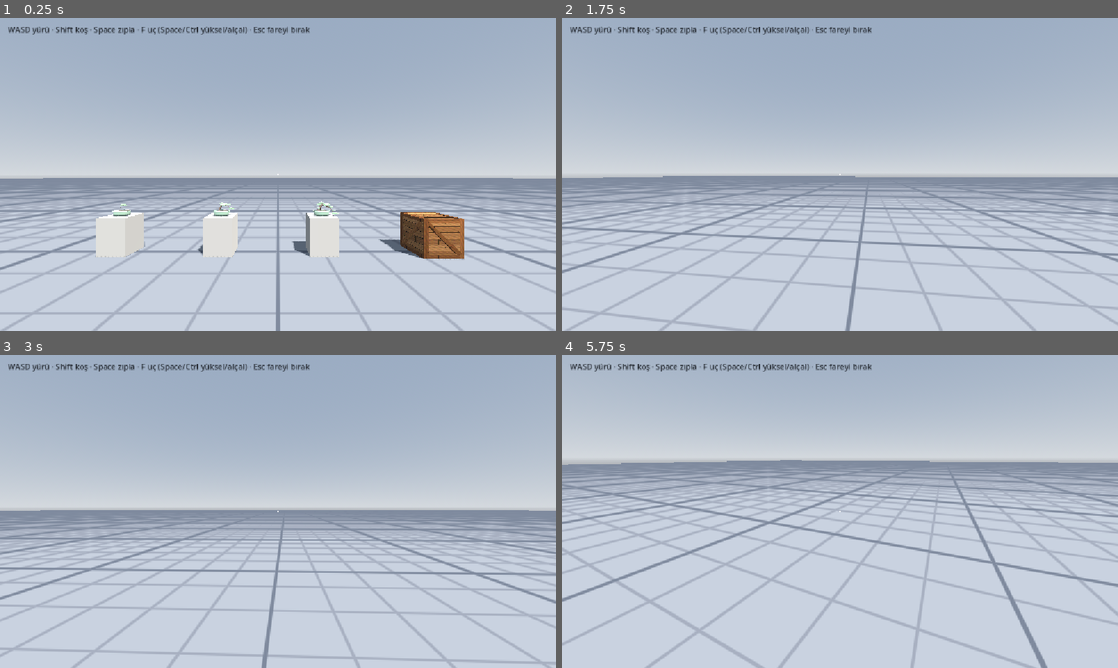
Above: before the commit, frames 1-4 (two rows, left to right).
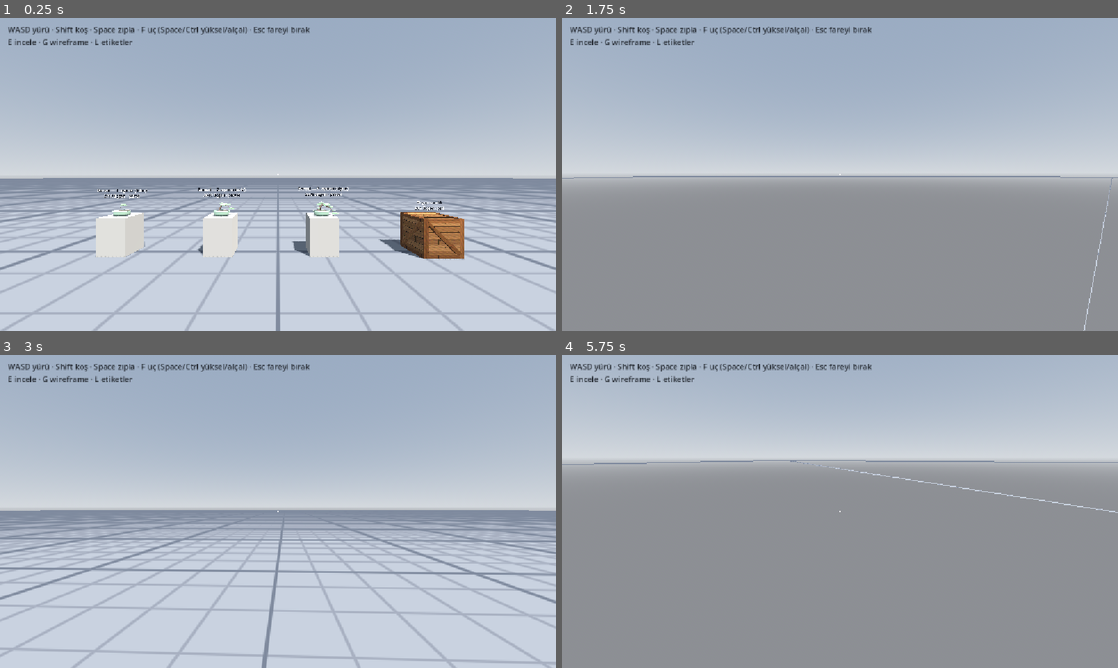
Above: after the commit, the same moments.

Repository: kirkahmmett/blender-test
Game: Godot game, scene res://experiments/exp03_gallery/exp03.tscn
Same seed, same stepped clock (60 frames per second), same inputs: the game is played once before the commit and once after it. The project has no main scene, so this scene is started directly.
Inputs (mouse positions are in pixels of both pictures, inside the frame that each line leads up to):
- Up to frame 1 (0.25 s): no input
- Up to frame 2 (1.75 s): tap Enter at 0.5 s; move the mouse to (867, 174) at 0.52 s; hold E (inspect, bound only after the commit) 0.53-1.28 s; hold W (move_forward) from 0.53 s (still down); tap Space (jump) at 0.77, 1.52 s; tap L (toggle_labels, bound only after the commit) at 0.8, 1.35 s; move the mouse to (812, 174) at 1.27 s; tap G (toggle_wireframe, bound only after the commit) at 1.55 s
- Up to frame 3 (3 s): keep holding W (move_forward); move the mouse to (289, 505) at 2.02 s; hold G (toggle_wireframe, bound only after the commit) 2.03-2.78 s; tap E (inspect, bound only after the commit) at 2.3 s; move the mouse to (272, 517) at 2.77 s; tap F (fly_toggle) at 2.85 s
- Up to frame 4 (5.75 s): tap Space (jump) at 3.02, 3.77, 4.52 s; tap L (toggle_labels, bound only after the commit) at 3.05 s; move the mouse to (878, 514) at 3.52 s; hold Shift (sprint) 3.53-4.28 s; tap G (toggle_wireframe, bound only after the commit) at 3.8 s; tap Escape (ui_cancel) at 4.15 s; move the mouse to (673, 464) at 4.27 s; release W (move_forward) at 4.28 s; hold A (move_left) 4.28-5.03 s; tap E (inspect, bound only after the commit) at 4.35 s; click (673, 464) at 4.42 s; tap R (inspect_reset, bound only after the commit) at 4.9 s; move the mouse to (845, 511) at 5.02 s; hold W (move_forward) from 5.03 s (still down); hold L (toggle_labels, bound only after the commit) from 5.03 s (still down)

The runs differ from the first frame. In frame 1, 0.6% of the frame differs, in the area x 1-80%, y 6-62%; in frame 2, 45%; in frame 3, 0.2%; in frame 4, 61%, in the area x 0-100%, y 6-100%.

Commit message:
Galeri: inceleme modu, sergi etiketleri ve wireframe
- PropInspector: E ile propa yörünge kamerası; fareyle 360° döndürme
  (alttan dahil), tekerlekle yakınlaştırma, R sıfırla, Esc/E çık;
  panelde ad, üçgen, stil ve ölçü (cm)
- Sergi üstünde Label3D etiketler (L ile aç/kapa), G ile wireframe
- Nişan alınan sergi için "E — İncele" ipucu; inceleme sırasında
  etiket, nişangâh ve yardım gizlenir

Co-Authored-By: Claude Opus 5.5 <noreply@anthropic.com>

Diff:
--- a/experiments/exp03_gallery/gallery.gd
+++ b/experiments/exp03_gallery/gallery.gd
@@ -9,15 +9,35 @@
 const PEDESTAL_SIZE := Vector3(0.6, 0.8, 0.6)
 const GAP := 1.6  # sergiler arası boşluk (m)
 const PLAYER_START := Vector3(0.0, 0.0, 4.5)
+const AIM_RANGE := 5.0  # E ile incelemek için en fazla uzaklık (m)
+
+const ACTIONS := {
+	"inspect": [KEY_E],
+	"inspect_reset": [KEY_R],
+	"toggle_wireframe": [KEY_G],
+	"toggle_labels": [KEY_L],
+}
 
 ## Galeriye alınmayacak modeller (dosya adı, uzantısız).
 @export var exclude: PackedStringArray = ["test_cube"]
 
 var player: FpsPlayer
+var inspector: PropInspector
 var exhibits: Array[Node3D] = []
 
+var _aimed: Node3D  # nişangâhın üstünde olduğu sergi
+var _labels: Array[Label3D] = []
+var _labels_on := true
+var _aim_label: Label
+var _crosshair: ColorRect
+var _help: Label
+
 
 func _ready() -> void:
+	# wireframe görünümü, mesh'ler yüklenmeden önce açılmalı
+	RenderingServer.set_debug_generate_wireframes(true)
+	FpsPlayer.ensure_actions(ACTIONS)
+
 	_build_studio()
 	_place_props(_model_paths())
 	_build_hud()
@@ -25,6 +45,73 @@
 	player = FpsPlayer.new()
 	player.position = PLAYER_START
 	add_child(player)
+
+	inspector = PropInspector.new()
+	add_child(inspector)
+	inspector.closed.connect(_on_inspector_closed)
+
+
+func _unhandled_input(event: InputEvent) -> void:
+	if event.is_action_pressed("toggle_wireframe"):
+		var vp := get_viewport()
+		vp.debug_draw = Viewport.DEBUG_DRAW_DISABLED if vp.debug_draw == Viewport.DEBUG_DRAW_WIREFRAME \
+				else Viewport.DEBUG_DRAW_WIREFRAME
+	elif event.is_action_pressed("toggle_labels") and not inspector.active:
+		_labels_on = not _labels_on
+		_refresh_overlay()
+	elif event.is_action_pressed("inspect") and _aimed and not inspector.active:
+		var info: Dictionary = _aimed.get_meta("prop_info")
+		player.controls_enabled = false
+		inspector.open(info.model, info, player.camera)
+		_set_aim(null)
+		_refresh_overlay()
+	else:
+		return
+	get_viewport().set_input_as_handled()
+
+
+func _physics_process(_delta: float) -> void:
+	if inspector.active:
+		return
+	var cam := player.camera
+	var from := cam.global_position
+	var query := PhysicsRayQueryParameters3D.create(from, from - cam.global_basis.z * AIM_RANGE)
+	query.exclude = [player.get_rid()]
+	var hit := get_world_3d().direct_space_state.intersect_ray(query)
+	_set_aim(_exhibit_of(hit.collider) if hit else null)
+
+
+## Çarpışma gövdesinden yukarı çıkıp ait olduğu sergiyi bul.
+func _exhibit_of(node: Object) -> Node3D:
+	var n := node as Node
+	while n and n != self:
+		if n.has_meta("prop_info"):
+			return n as Node3D
+		n = n.get_parent()
+	return null
+
+
+func _set_aim(exhibit: Node3D) -> void:
+	_aimed = exhibit
+	if exhibit:
+		_aim_label.text = "E — İncele: %s" % exhibit.get_meta("prop_info").name
+	_aim_label.visible = exhibit != null
+	_crosshair.color = Color(1.0, 0.85, 0.3) if exhibit else Color(1, 1, 1, 0.8)
+
+
+func _on_inspector_closed() -> void:
+	player.controls_enabled = true
+	_refresh_overlay()
+
+
+## İnceleme sırasında nişangâh, yürüme yardımı ve 3D etiketler gizlenir
+## (etiketler incelenen propun önüne düşer; panel aynı bilgiyi verir).
+func _refresh_overlay() -> void:
+	var walking := not inspector.active
+	_crosshair.visible = walking
+	_help.visible = walking
+	for label in _labels:
+		label.visible = walking and _labels_on
 
 
 func _model_paths() -> PackedStringArray:
@@ -49,6 +136,7 @@
 		add_child(exhibit)
 		exhibits.append(exhibit)
 		var box := PropStyle.local_aabb(exhibit)
+		_add_label(exhibit, box)
 		var left := minf(box.position.x, -PEDESTAL_SIZE.x * 0.5)
 		var right := maxf(box.end.x, PEDESTAL_SIZE.x * 0.5)
 		spans.append(Vector2(left, right))
@@ -61,6 +149,22 @@
 	for i in exhibits.size():
 		exhibits[i].position.x = x - spans[i].x
 		x += spans[i].y - spans[i].x + GAP
+
+
+## Sergi üstünde, kameraya dönük ad + üçgen + stil etiketi (L ile aç/kapa).
+func _add_label(exhibit: Node3D, box: AABB) -> void:
+	var info: Dictionary = exhibit.get_meta("prop_info")
+	var label := Label3D.new()
+	label.text = "%s\n%d üçgen · %s" % [info.name, info.triangles, info.style]
+	label.billboard = BaseMaterial3D.BILLBOARD_ENABLED
+	label.font_size = 40
+	label.pixel_size = 0.0022
+	label.outline_size = 10
+	label.modulate = Color(0.12, 0.14, 0.18)
+	label.outline_modulate = Color(1, 1, 1, 0.85)
+	label.position = Vector3(box.get_center().x, box.end.y + 0.22, box.get_center().z)
+	exhibit.add_child(label)
+	_labels.append(label)
 
 
 ## Bir sergi: (gerekirse) kaide + model + çarpışma. Bilgiler "prop_info" metadata'sında.
@@ -185,15 +289,30 @@
 	layer.name = "Hud"
 	add_child(layer)
 
-	var dot := ColorRect.new()
-	dot.color = Color(1, 1, 1, 0.8)
-	dot.size = Vector2(4, 4)
-	dot.set_anchors_preset(Control.PRESET_CENTER)
-	dot.position -= dot.size * 0.5
-	layer.add_child(dot)
-
-	var help := Label.new()
-	help.text = "WASD yürü · Shift koş · Space zıpla · F uç (Space/Ctrl yüksel/alçal) · Esc fareyi bırak"
-	help.add_theme_color_override("font_color", Color(0.15, 0.17, 0.2))
-	help.position = Vector2(16, 12)
-	layer.add_child(help)
+	_crosshair = ColorRect.new()
+	_crosshair.color = Color(1, 1, 1, 0.8)
+	_crosshair.size = Vector2(4, 4)
+	_crosshair.set_anchors_preset(Control.PRESET_CENTER)
+	_crosshair.position -= _crosshair.size * 0.5
+	layer.add_child(_crosshair)
+
+	_aim_label = Label.new()
+	_aim_label.add_theme_color_override("font_color", Color(1, 1, 1))
+	_aim_label.add_theme_color_override("font_outline_color", Color(0.1, 0.11, 0.14))
+	_aim_label.add_theme_constant_override("outline_size", 6)
+	_aim_label.add_theme_font_size_override("font_size", 20)
+	_aim_label.horizontal_alignment = HORIZONTAL_ALIGNMENT_CENTER
+	_aim_label.visible = false
+	layer.add_child(_aim_label)
+	_aim_label.set_anchors_and_offsets_preset(Control.PRESET_CENTER_BOTTOM, Control.PRESET_MODE_KEEP_SIZE, 0)
+	_aim_label.offset_left = -400
+	_aim_label.offset_right = 400
+	_aim_label.offset_top = -120
+	_aim_label.offset_bottom = -90
+
+	_help = Label.new()
+	_help.text = "WASD yürü · Shift koş · Space zıpla · F uç (Space/Ctrl yüksel/alçal) · Esc fareyi bırak\n" \
+			+ "E incele · G wireframe · L etiketler"
+	_help.add_theme_color_override("font_color", Color(0.15, 0.17, 0.2))
+	_help.position = Vector2(16, 12)
+	layer.add_child(_help)
--- /dev/null
+++ b/shared/scripts/prop_inspector.gd
@@ -0,0 +1,147 @@
+class_name PropInspector
+extends Node3D
+## Bir propu yörünge kamerasıyla 360° inceleme modu.
+## open() ile oyuncu kamerasından propun etrafına yumuşakça uçar; close() ile geri döner.
+##
+## Fare: döndür (aşağıdan bakmak dahil) · Tekerlek: yakınlaştır · R: görünümü sıfırla · Esc/E: çık
+
+signal closed
+
+const PITCH_MIN := deg_to_rad(-85.0)
+const PITCH_MAX := deg_to_rad(85.0)
+const START_PITCH := deg_to_rad(18.0)
+const SMOOTHING := 10.0  # kamera hedefe ne hızla yaklaşır
+const ZOOM_STEP := 0.88
+const ACTIONS := {"inspect": [KEY_E], "inspect_reset": [KEY_R]}
+
+@export var mouse_sensitivity := 0.005
+
+var active := false
+var camera: Camera3D
+
+var _center := Vector3.ZERO
+var _radius := 0.5
+var _yaw := 0.0
+var _pitch := START_PITCH
+var _dist := 1.0
+var _start_yaw := 0.0
+var _return_camera: Camera3D  # kapanırken geri dönülecek kamera
+var _closing := false
+var _panel: PanelContainer
+var _info_label: Label
+
+
+func _ready() -> void:
+	FpsPlayer.ensure_actions(ACTIONS)
+	camera = Camera3D.new()
+	camera.fov = 50.0
+	camera.near = 0.01
+	add_child(camera)
+	_build_panel()
+
+
+## model: incelenecek prop (kaidesiz). info: başlıkta gösterilecek bilgi sözlüğü.
+func open(model: Node3D, info: Dictionary, from_camera: Camera3D) -> void:
+	var box := model.global_transform * PropStyle.local_aabb(model)
+	_center = box.get_center()
+	_radius = maxf(box.size.length() * 0.5, 0.05)
+	_dist = _fit_distance()
+	var from := from_camera.global_position - _center
+	_start_yaw = atan2(from.x, from.z)
+	_yaw = _start_yaw
+	_pitch = START_PITCH
+
+	_return_camera = from_camera
+	camera.global_transform = from_camera.global_transform
+	camera.current = true
+	_info_label.text = _info_text(info, box.size)
+	_panel.visible = true
+	active = true
+	_closing = false
+
+
+func close() -> void:
+	if not active or _closing:
+		return
+	_closing = true
+	_panel.visible = false
+
+
+func _fit_distance() -> float:
+	return _radius / sin(deg_to_rad(camera.fov * 0.5)) * 1.1
+
+
+func _unhandled_input(event: InputEvent) -> void:
+	if not active or _closing:
+		return
+	if event is InputEventMouseMotion:
+		var rel := (event as InputEventMouseMotion).relative
+		_yaw -= rel.x * mouse_sensitivity
+		_pitch = clampf(_pitch + rel.y * mouse_sensitivity, PITCH_MIN, PITCH_MAX)
+	elif event is InputEventMouseButton and (event as InputEventMouseButton).pressed:
+		var button := (event as InputEventMouseButton).button_index
+		if button == MOUSE_BUTTON_WHEEL_UP:
+			_dist = maxf(_dist * ZOOM_STEP, _radius * 1.05)
+		elif button == MOUSE_BUTTON_WHEEL_DOWN:
+			_dist = minf(_dist / ZOOM_STEP, _radius * 8.0)
+	elif event.is_action_pressed("inspect_reset"):
+		_yaw = _start_yaw
+		_pitch = START_PITCH
+		_dist = _fit_distance()
+	elif event.is_action_pressed("ui_cancel") or event.is_action_pressed("inspect"):
+		close()
+	else:
+		return
+	get_viewport().set_input_as_handled()
+
+
+func _process(delta: float) -> void:
+	if not active:
+		return
+	var target: Transform3D
+	if _closing:
+		target = _return_camera.global_transform
+	else:
+		var offset := Vector3(sin(_yaw) * cos(_pitch), sin(_pitch), cos(_yaw) * cos(_pitch)) * _dist
+		var pos := _center + offset
+		target = Transform3D(Basis.looking_at(_center - pos), pos)
+	var t := 1.0 - exp(-SMOOTHING * delta)
+	camera.global_transform = camera.global_transform.interpolate_with(target, t)
+
+	if _closing and camera.global_position.distance_to(target.origin) < 0.02:
+		active = false
+		_closing = false
+		_return_camera.current = true
+		closed.emit()
+
+
+func _info_text(info: Dictionary, size: Vector3) -> String:
+	var lines := PackedStringArray()
+	lines.append(str(info.get("name", "?")))
+	lines.append("%d üçgen · stil: %s · %s" % [
+		info.get("triangles", 0), info.get("style", "?"),
+		"kaide" if info.get("placement", "") == "pedestal" else "yer"])
+	lines.append("Ölçü: %d × %d × %d cm (G×Y×D)" % [
+		roundi(size.x * 100.0), roundi(size.y * 100.0), roundi(size.z * 100.0)])
+	lines.append("")
+	lines.append("Fare: döndür · Tekerlek: yakınlaştır · R: sıfırla · Esc/E: çık")
+	return "\n".join(lines)
+
+
+func _build_panel() -> void:
+	var layer := CanvasLayer.new()
+	layer.layer = 2
+	add_child(layer)
+	_panel = PanelContainer.new()
+	_panel.grow_horizontal = Control.GROW_DIRECTION_BEGIN  # metin uzayınca sola doğru büyüsün
+	var style := StyleBoxFlat.new()
+	style.bg_color = Color(0.08, 0.09, 0.11, 0.72)
+	style.set_corner_radius_all(6)
+	style.set_content_margin_all(12)
+	_panel.add_theme_stylebox_override("panel", style)
+	_info_label = Label.new()
+	_info_label.add_theme_color_override("font_color", Color(0.93, 0.94, 0.96))
+	_panel.add_child(_info_label)
+	_panel.visible = false
+	layer.add_child(_panel)
+	_panel.set_anchors_and_offsets_preset(Control.PRESET_TOP_RIGHT, Control.PRESET_MODE_MINSIZE, 16)
Binary file added: blender/props/previews/gallery_aim.png
Binary file added: blender/props/previews/inspect_bonsai.png
Binary file added: blender/props/previews/inspect_crate_below.png
Binary file added: blender/props/previews/inspect_wireframe.png
Not shown, added: shared/scripts/prop_inspector.gd.uid
Not shown, changed: CLAUDE.md
